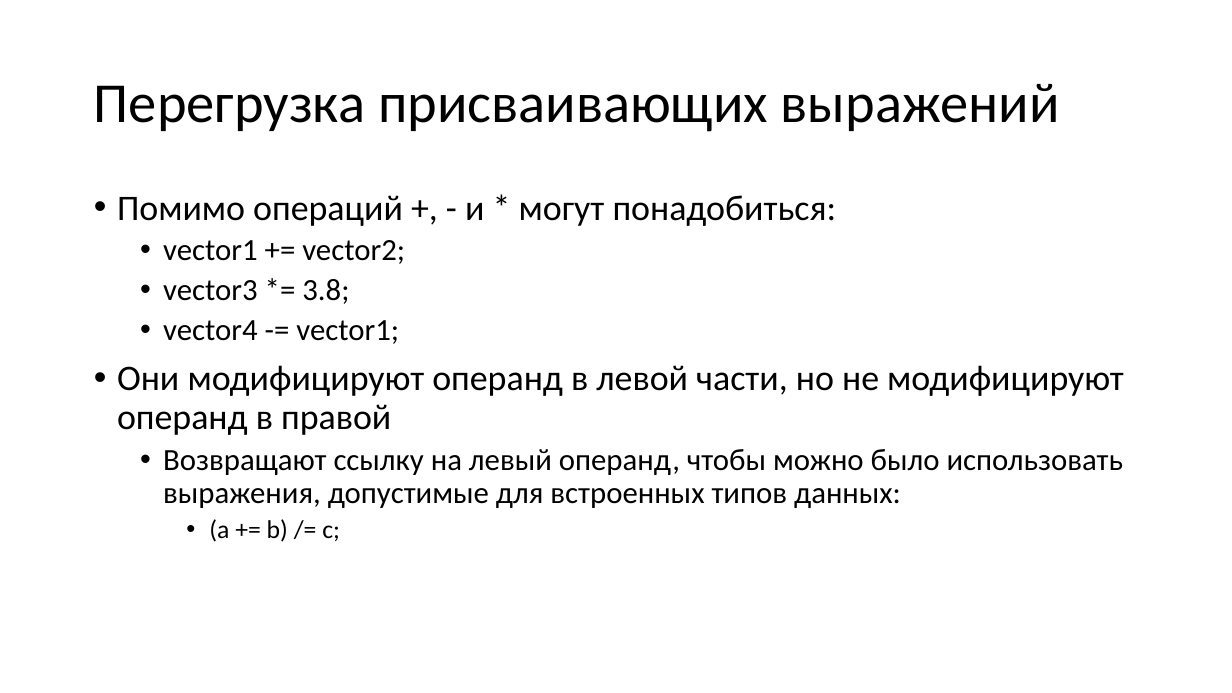
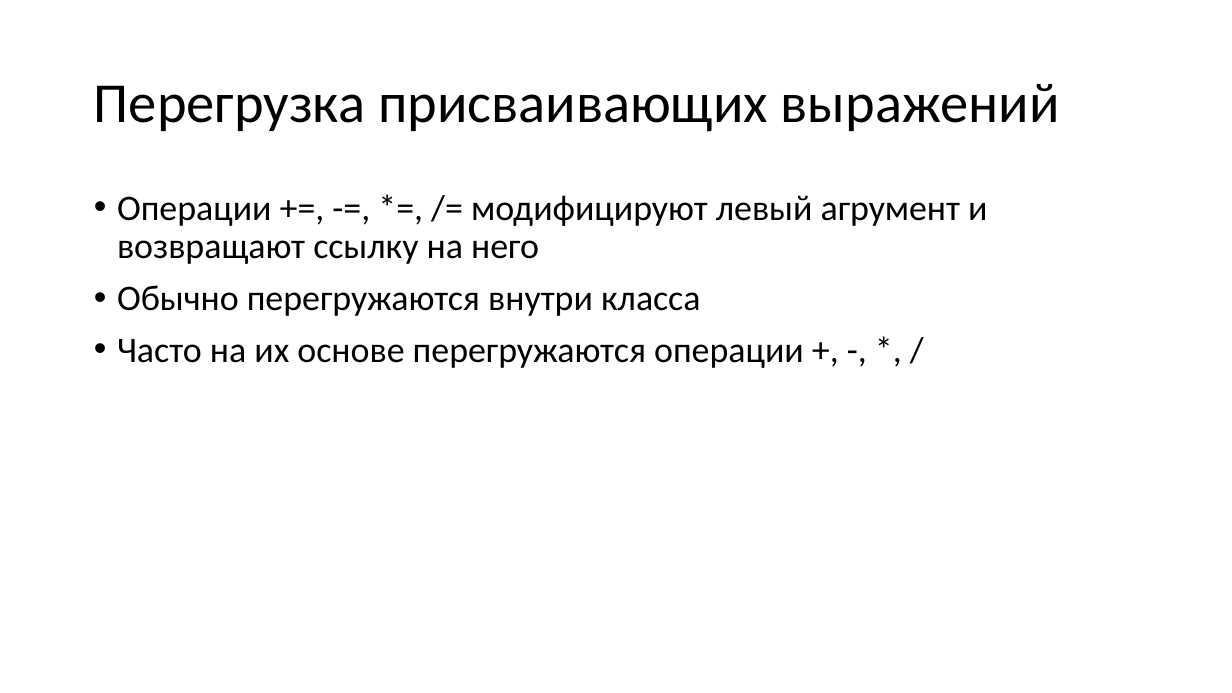
Before and after one commit to alexey-malov/oop, a slide deck: slide 19 of lectures/04/Дружественные функции и классы. Перегрузка операций.pptx (slide 31 before the commit). Drawn at 1232x693 pixels with LibreOffice and Linux fonts; fonts in the diff are those of the drawing. Boxes give left, top, right and bottom in pixels: in the first picture for what was removed or moved away, otherwise in the second. Text is boxed around its words. In the diff, an @@ line names an element or a change of style, - is before the commit and + after.

Commit message:
Обновил лекцию по перегрузке операций

```diff
--- a/lectures/04/Дружественные функции и классы. Перегрузка операций.pptx
+++ b/lectures/04/Дружественные функции и классы. Перегрузка операций.pptx
@@ text at [117, 195, 987, 368]: text changed; size 24 to 28 pt @@
-• Помимо операций +, - и * могут понадобиться:
-  • vector1 += vector2;
-  • vector3 *= 3.8;
-  • vector4 -= vector1;
-• Они модифицируют операнд в левой части, но не модифицируют операнд в правой
-  • Возвращают ссылку на левый операнд, чтобы можно было использовать выражения, допустимые для встроенных типов данных:
-    • (a += b) /= c;
+• Операции +=, -=, *=, /= модифицируют левый агрумент и возвращают ссылку на него
+• Обычно перегружаются внутри класса
+• Часто на их основе перегружаются операции +, -, *, /
```
Also in this commit, not shown: 27 other slides changed, 6 slides added, 17 slides removed.
